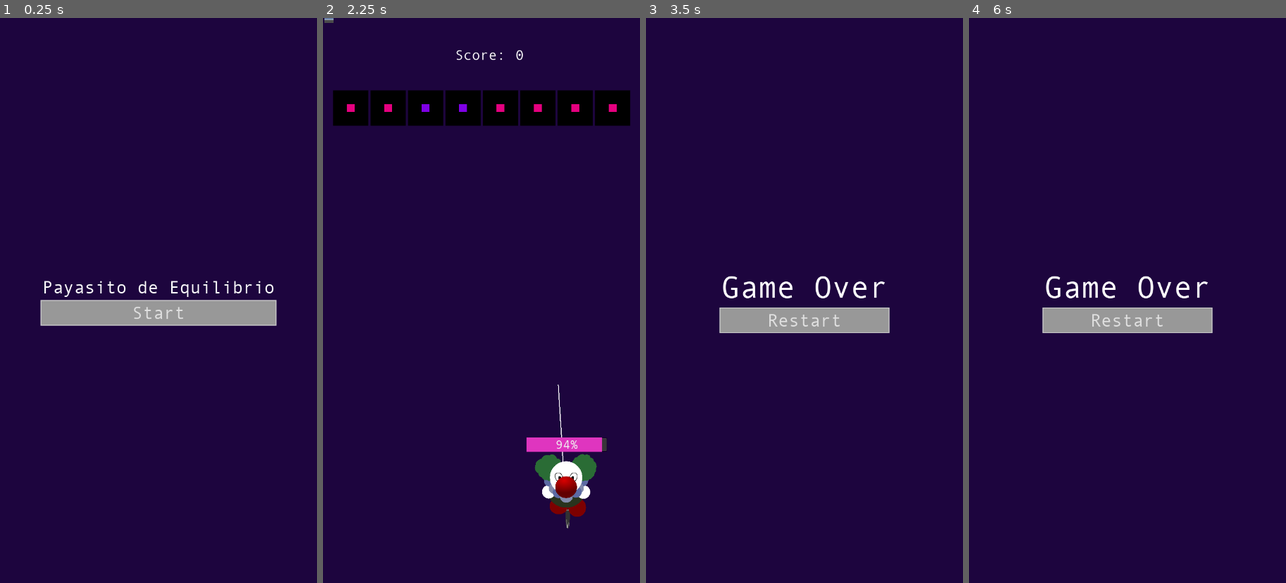
Above: before the commit, frames 1-4 (left to right).
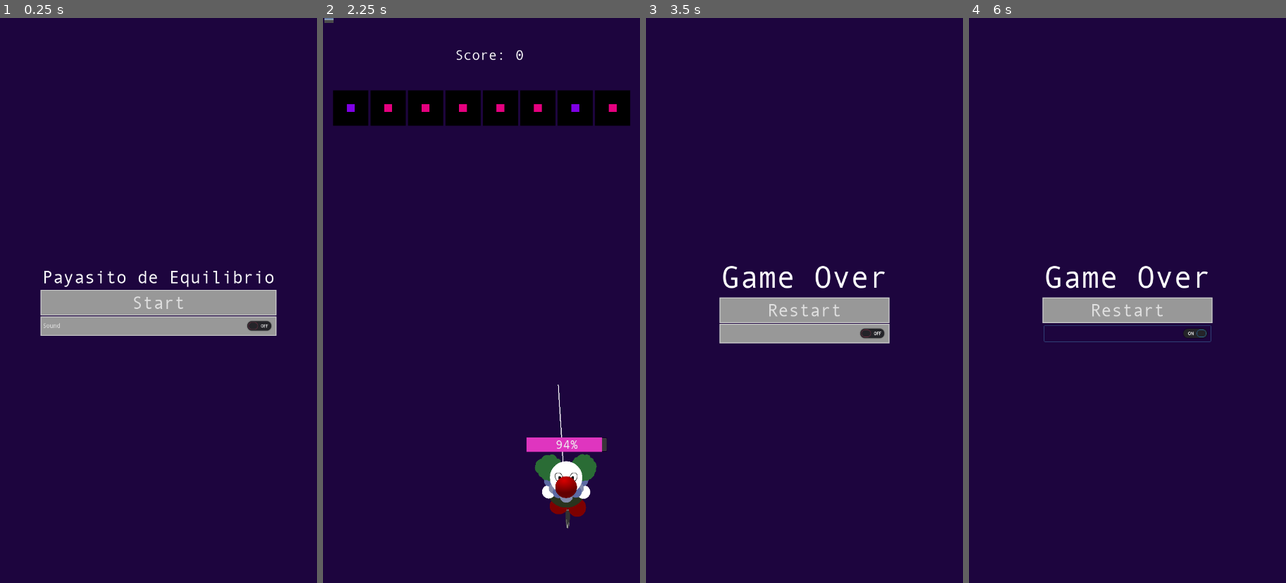
Above: after the commit, the same moments.

Repository: drarbego/payaso-de-equilibrio
Game: Godot game, scene res://StartGameMenu.tscn
The game is run twice, just before and just after one commit, with the same random seed, the same clock (stepped at 60 frames per second) and the same inputs. The engine's default icon, where the game draws it, is replaced by a stand-in: a white triangle on a blue panel in a dark square. A sky picture missing from this copy of the repository is replaced by a grey-blue gradient.
Inputs (mouse positions are in pixels of both pictures, inside the frame that each line leads up to):
- Up to frame 1 (0.25 s): no input
- Up to frame 2 (2.25 s): click (481, 328) at 0.5 s, where only the run after the commit has a clickable "Sound"; click "Start" at 1.25 s; move the mouse to (551, 272) at 2.02 s; press the mouse at (551, 272) at 2.03 s; hold Right (ui_right) from 2.03 s (still down)
- Up to frame 3 (3.5 s): move the mouse to (741, 328) at 2.77 s; release Right (ui_right) at 2.78 s; release the mouse at (741, 328) at 2.78 s; hold Left (ui_left) from 2.78 s (still down); click (741, 328) at 2.85 s
- Up to frame 4 (6 s): release Left (ui_left) at 3.5 s; click "Restart" at 3.5 s; move the mouse to (1159, 176) at 4.27 s; press the mouse at (1159, 176) at 4.28 s; hold Right (ui_right) 4.28-5.75 s; move the mouse to (1111, 413) at 5.02 s; release the mouse at (1111, 413) at 5.03 s; click (1111, 413) at 5.1 s; click (1127, 334) at 5.77 s

The runs differ from the first frame. In frame 1, 4.1% of the frame differs, in the area x 12-88%, y 44-57%; in frame 2, 0.1%; in frame 3, 3.5%; in frame 4, 3.3%.

Commit message:
Add mute sound option

Diff:
--- a/Env.gd
+++ b/Env.gd
@@ -3,6 +3,7 @@
 const projectile_class = preload("res://BaseProjectile.tscn")
 const ammo_class = preload("res://Ammo.tscn")
 const cloud_texture = preload("res://Assets/Background/Cloud_01.png")
+const GameOverMenu = preload("res://GameOverMenu.tscn")
 
 export(float) var CLOUD_ANIMATION_SPEED = 300
 var score = 0
@@ -78,4 +79,6 @@
 	$Projectiles.add_child(projectile)
 
 func game_over():
-	get_tree().change_scene("res://GameOverMenu.tscn")
+	get_tree().get_root().get_node("Env").queue_free()
+	var game_over_menu = GameOverMenu.instance()
+	get_tree().get_root().add_child(game_over_menu)
--- a/GameOverMenu.gd
+++ b/GameOverMenu.gd
@@ -1,4 +1,14 @@
 extends Control
 
+
+var sound = false
+
+
+func _on_SoundOnOff_toggled(new_state):
+	self.sound = new_state
+
 func _on_Button_pressed():
-    get_tree().change_scene("res://Env.tscn")
+	get_tree().get_root().get_node("GameOverMenu").queue_free()
+	var env = load("res://Env.tscn").instance()
+	env.get_node("AudioStreamPlayer").autoplay = self.sound
+	get_tree().get_root().add_child(env)
--- a/GameOverMenu.tscn
+++ b/GameOverMenu.tscn
@@ -31,9 +31,9 @@
 
 [node name="VBoxContainer" type="VBoxContainer" parent="CenterContainer"]
 margin_left = 171.0
-margin_top = 570.0
+margin_top = 547.0
 margin_right = 549.0
-margin_bottom = 710.0
+margin_bottom = 733.0
 
 [node name="Label" type="Label" parent="CenterContainer/VBoxContainer"]
 margin_right = 378.0
@@ -49,7 +49,13 @@
 custom_fonts/font = SubResource( 2 )
 text = "Restart"
 
+[node name="SoundOnOff" type="CheckButton" parent="CenterContainer/VBoxContainer"]
+margin_top = 150.0
+margin_right = 378.0
+margin_bottom = 186.0
+
 [node name="AudioStreamPlayer" type="AudioStreamPlayer" parent="."]
 stream = ExtResource( 3 )
 autoplay = true
 [connection signal="pressed" from="CenterContainer/VBoxContainer/Button" to="." method="_on_Button_pressed"]
+[connection signal="toggled" from="CenterContainer/VBoxContainer/SoundOnOff" to="." method="_on_SoundOnOff_toggled"]
--- a/StartGameMenu.gd
+++ b/StartGameMenu.gd
@@ -1,4 +1,15 @@
 extends Control
 
+
+const Env = preload("res://Env.tscn")
+var sound = false
+
+
+func _on_SoundOnOff_toggled(new_state):
+	self.sound = new_state
+
 func _on_StartButton_pressed():
-    get_tree().change_scene("res://Env.tscn")
+	get_tree().get_root().get_node("StartGameMenu").queue_free()
+	var env = Env.instance()
+	env.get_node("AudioStreamPlayer").autoplay = self.sound
+	get_tree().get_root().add_child(env)
--- a/StartGameMenu.tscn
+++ b/StartGameMenu.tscn
@@ -30,9 +30,9 @@
 
 [node name="VBoxContainer" type="VBoxContainer" parent="CenterContainer"]
 margin_left = 96.0
-margin_top = 587.0
+margin_top = 564.0
 margin_right = 624.0
-margin_bottom = 693.0
+margin_bottom = 716.0
 
 [node name="Label" type="Label" parent="CenterContainer/VBoxContainer"]
 margin_right = 528.0
@@ -46,4 +46,11 @@
 margin_bottom = 106.0
 custom_fonts/font = SubResource( 2 )
 text = "Start"
+
+[node name="SoundOnOff" type="CheckButton" parent="CenterContainer/VBoxContainer"]
+margin_top = 116.0
+margin_right = 528.0
+margin_bottom = 152.0
+text = "Sound"
 [connection signal="pressed" from="CenterContainer/VBoxContainer/StartButton" to="." method="_on_StartButton_pressed"]
+[connection signal="toggled" from="CenterContainer/VBoxContainer/SoundOnOff" to="." method="_on_SoundOnOff_toggled"]
